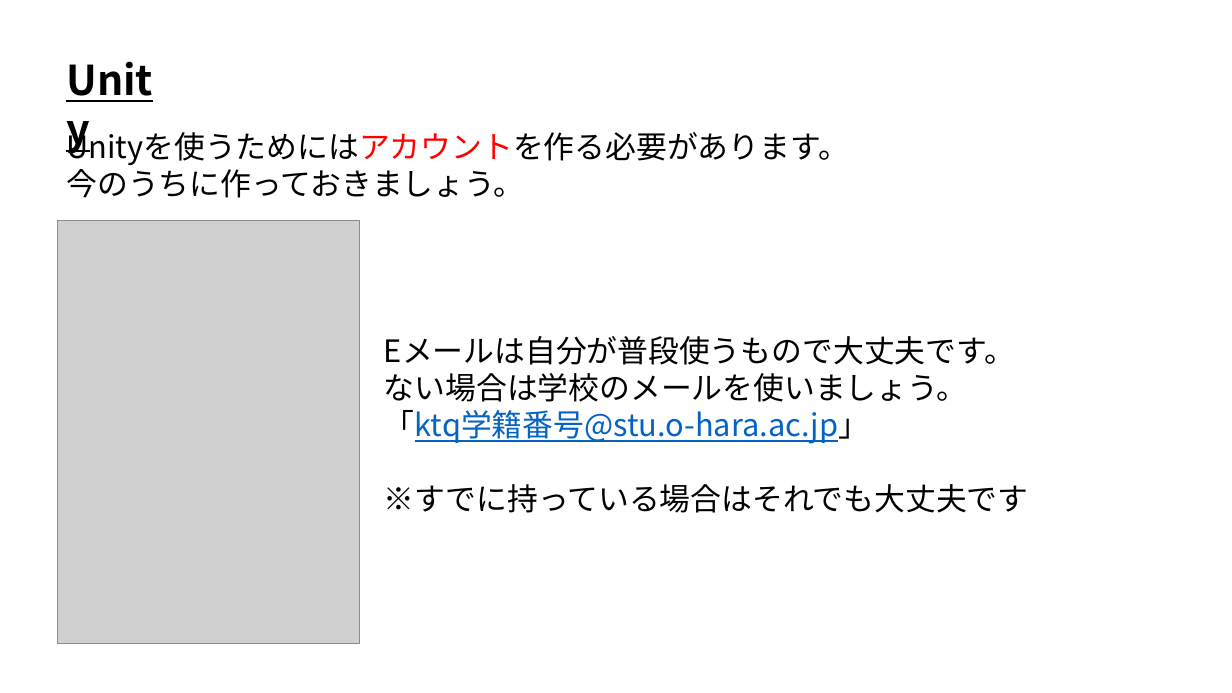
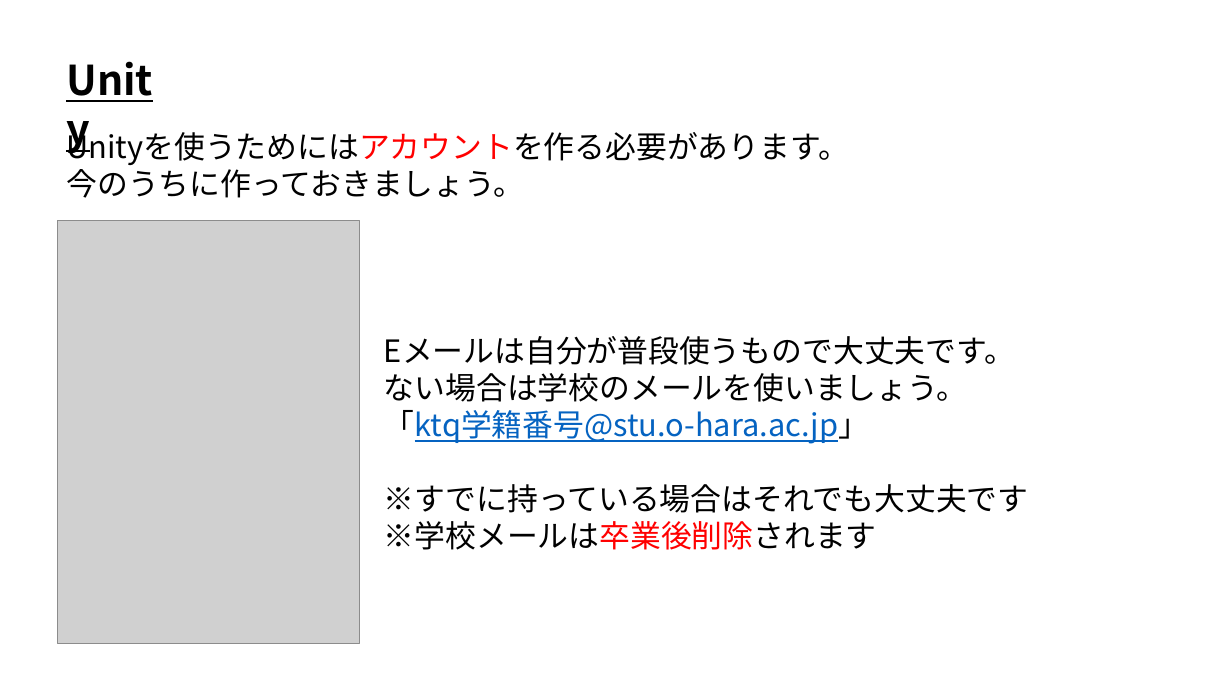
Before and after one commit to ArakiYusuke-Ohara/Textbook, a slide deck: slide 6 of その他/新入生ガイダンス/00_はじめに.pptx. Drawn at 1232x693 pixels with LibreOffice and Linux fonts; fonts in the diff are those of the drawing; grey boxes stand for pictures. Boxes give left, top, right and bottom in pixels: in the first picture for what was removed or moved away, otherwise in the second. Text is boxed around its words. In the diff, an @@ line names an element or a change of style, - is before the commit and + after.

```diff
--- a/その他/新入生ガイダンス/00_はじめに.pptx
+++ b/その他/新入生ガイダンス/00_はじめに.pptx
@@ text at [384, 521, 877, 550]: paragraph added @@
+※学校メールは卒業後削除されます
```
Also in this commit, not shown: 3 other slides changed.
